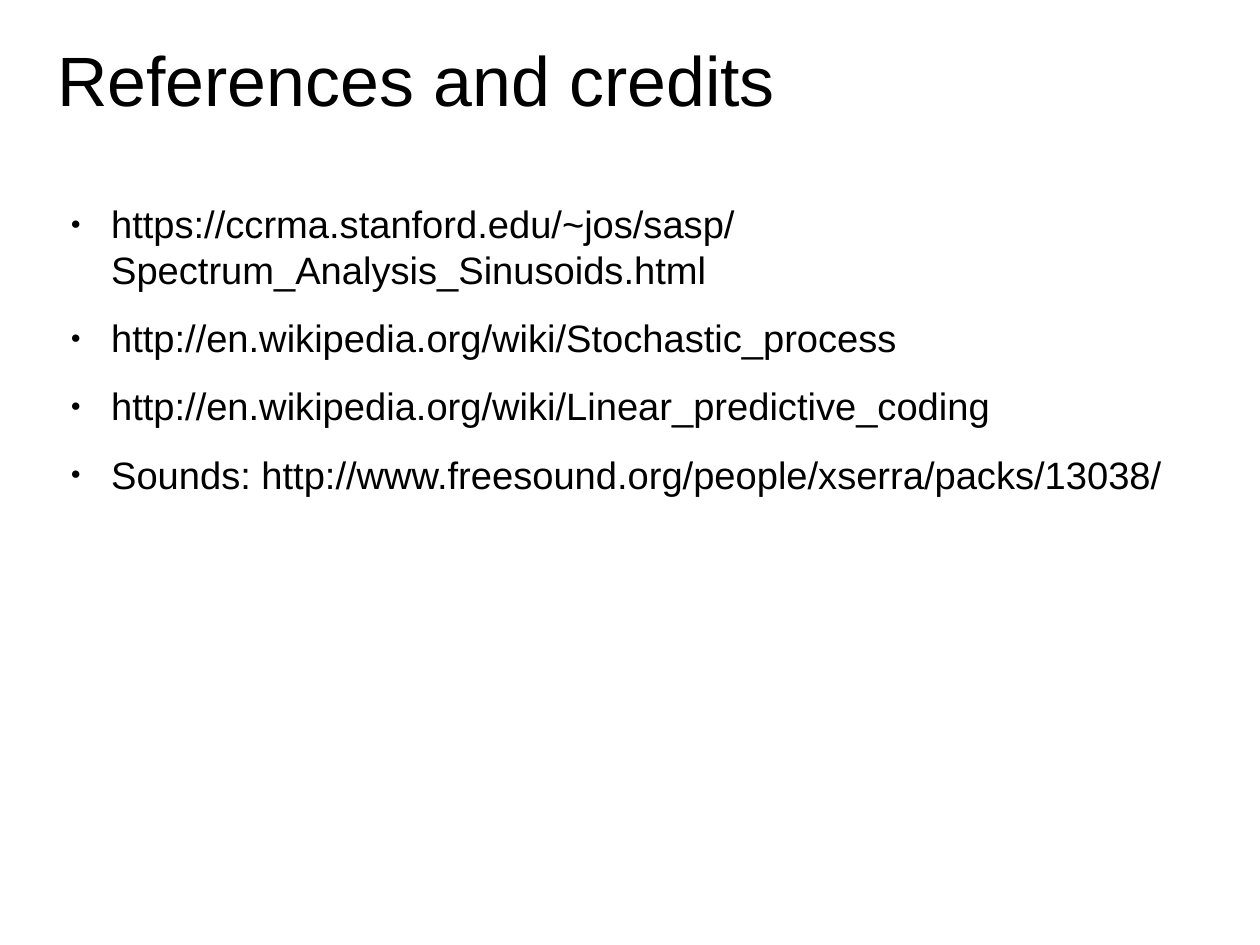
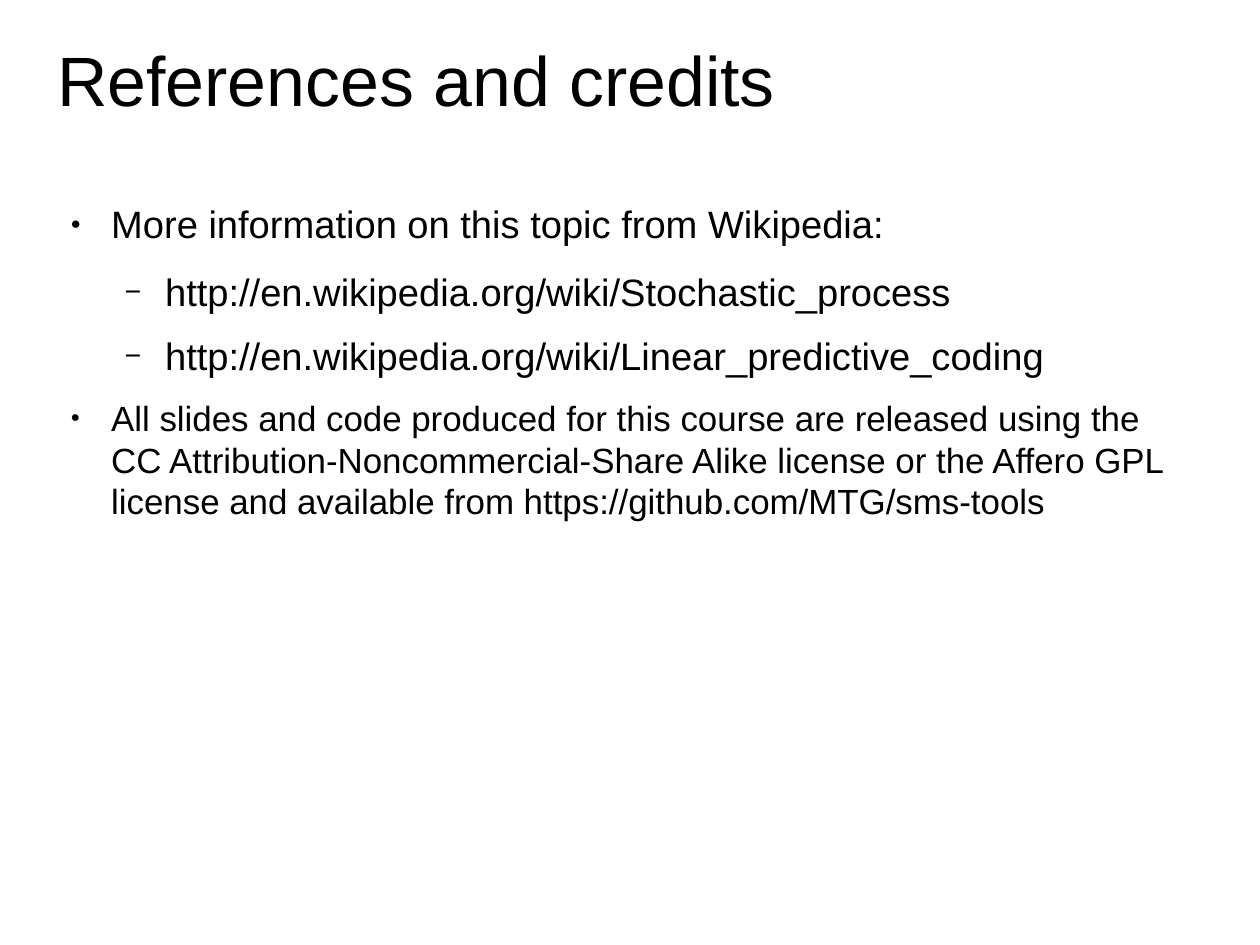
Before and after one commit to MTG/sms-tools, a slide deck: slide 13 of lectures/7-Sinusoidal-plus-residual-model/Stochastic-model.odp (slide 9 before the commit). Drawn at 1260x945 pixels with LibreOffice and Linux fonts; fonts in the diff are those of the drawing. Boxes give left, top, right and bottom in pixels: in the first picture for what was removed or moved away, otherwise in the second. Text is boxed around its words. In the diff, an @@ line names an element or a change of style, - is before the commit and + after.

Commit message:
changes to lectures

```diff
--- a/lectures/7-Sinusoidal-plus-residual-model/Stochastic-model.odp
+++ b/lectures/7-Sinusoidal-plus-residual-model/Stochastic-model.odp
@@ text at <box>111,210,884,246</box>: text changed @@
-● https://ccrma.stanford.edu/~jos/sasp/Spectrum_Analysis_Sinusoids.html
+● More information on this topic from Wikipedia:
@@ text at <box>165,278,1044,378</box>: bullet ● to −; list level 1 to 2 in "http://en.wikipedia.org/wiki/Stochastic_process"; list level 1 to 2 in "http://en.wikipedia.org/wiki/Linear_predictive_coding" @@
@@ text at <box>111,405,1164,521</box>: text changed; size 24 to 22 pt @@
-● Sounds: http://www.freesound.org/people/xserra/packs/13038/
+● All slides and code produced for this course are released using the CC Attribution-Noncommercial-Share Alike license or the Affero GPL license and available from https://github.com/MTG/sms-tools
```
Also in this commit, not shown: 3 other slides changed, 5 slides added, 1 slide removed, 22 other files.
